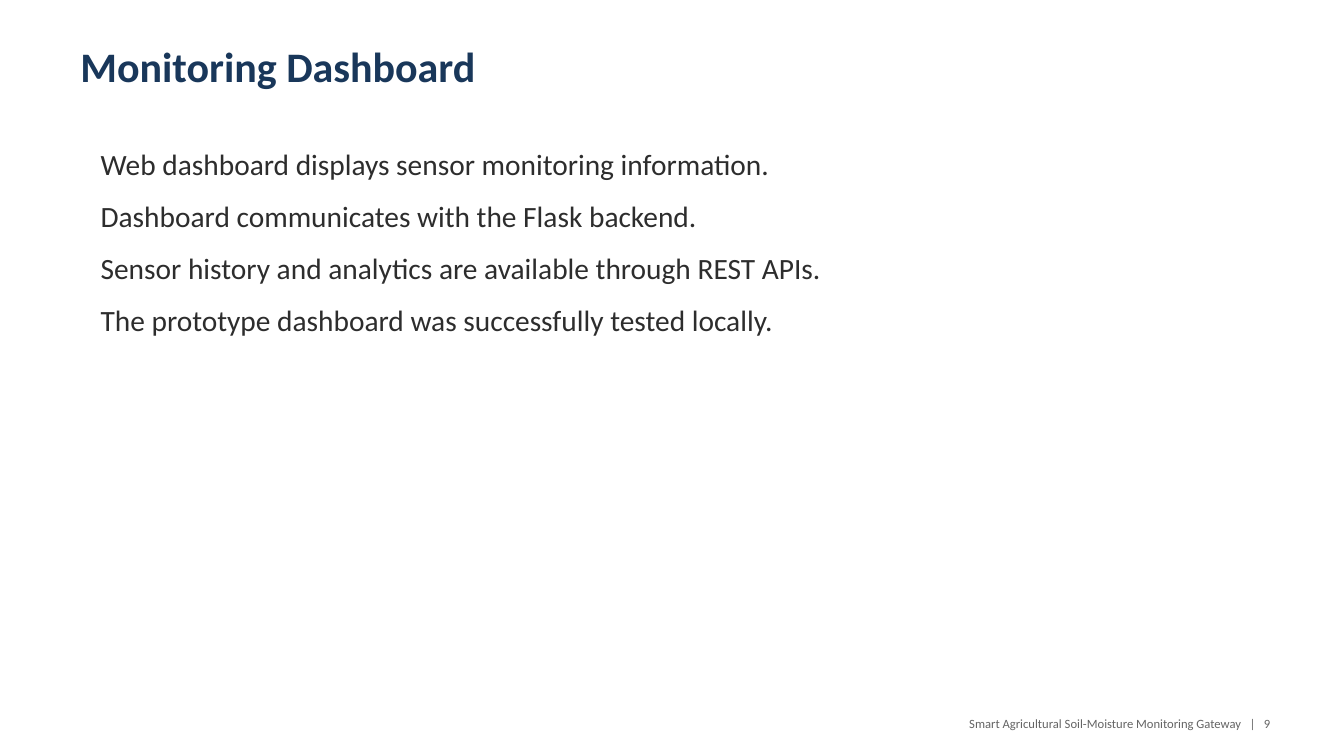
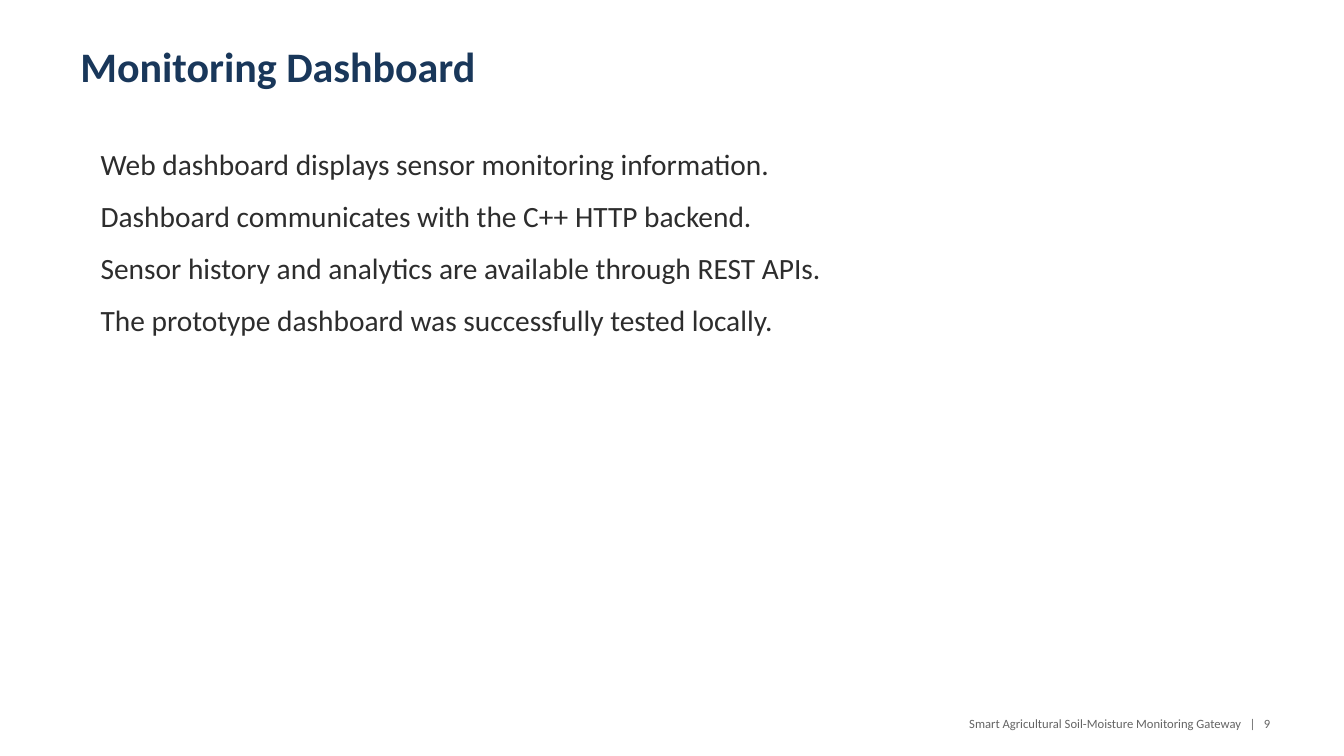
Before and after one commit to anshumanpattnaik153-ctrl/soil-moisture-gateway, a slide deck: slide 9 of docs/final/soil_moisture_gateway_presentation.pptx. Drawn at 1344x756 pixels with LibreOffice and Linux fonts; fonts in the diff are those of the drawing. Boxes give left, top, right and bottom in pixels: in the first picture for what was removed or moved away, otherwise in the second. Text is boxed around its words. In the diff, an @@ line names an element or a change of style, - is before the commit and + after.

```diff
--- a/docs/final/soil_moisture_gateway_presentation.pptx
+++ b/docs/final/soil_moisture_gateway_presentation.pptx
@@ text at [101,206,751,228]: text changed @@
-Dashboard communicates with the Flask backend.
+Dashboard communicates with the C++ HTTP backend.
```
Also in this commit, not shown: 4 other slides changed, 1 other file.
